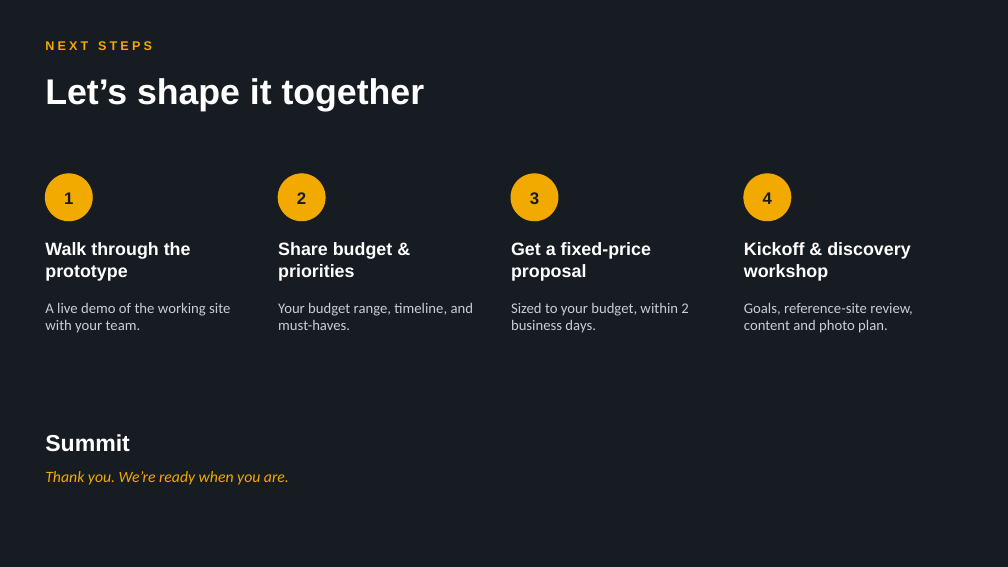
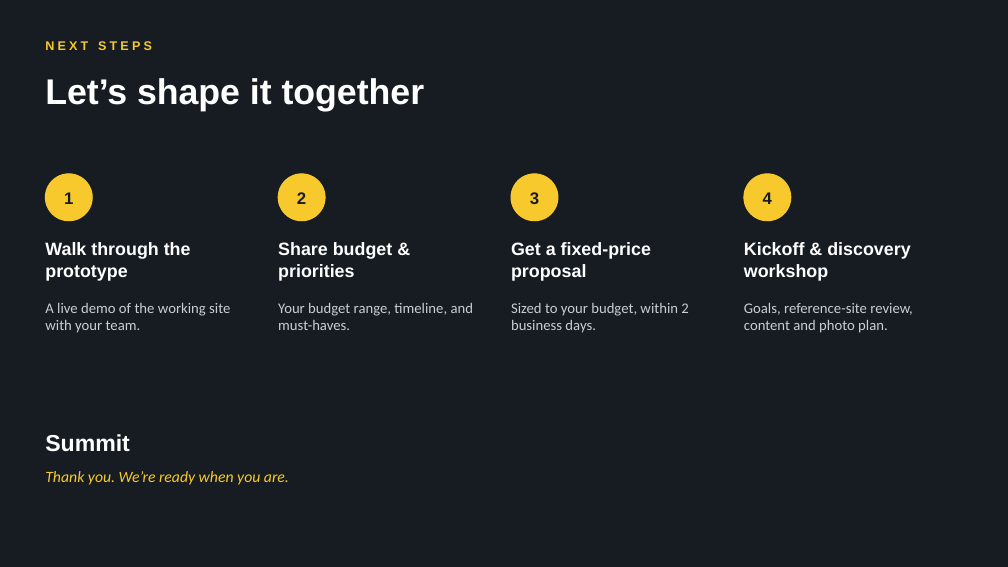
Before and after one commit to ryankolean/pamar, a slide deck: slide 15 of docs/proposal/Pamar_Website_Discovery_Deck.pptx. Drawn at 1008x567 pixels with LibreOffice and Linux fonts; fonts in the diff are those of the drawing. Boxes give left, top, right and bottom in pixels: in the first picture for what was removed or moved away, otherwise in the second. Text is boxed around its words. In the diff, an @@ line names an element or a change of style, - is before the commit and + after.

```diff
--- a/docs/proposal/Pamar_Website_Discovery_Deck.pptx
+++ b/docs/proposal/Pamar_Website_Discovery_Deck.pptx
@@ text "NEXT STEPS" at (45,41,152,50): text colour #F2A900 to #F7C92D @@
@@ fill #F2A900 to #F7C92D; outline #F2A900 1 pt to #F7C92D 1 pt in 4 elements at (45,174,92,221), (278,174,325,221), (511,174,558,221), (744,174,791,221) @@
@@ text "Thank you. We’re ready when ..." at (45,471,289,485): text colour #F2A900 to #F7C92D @@
```
Also in this commit, not shown: 13 other slides changed, 1 other file.
